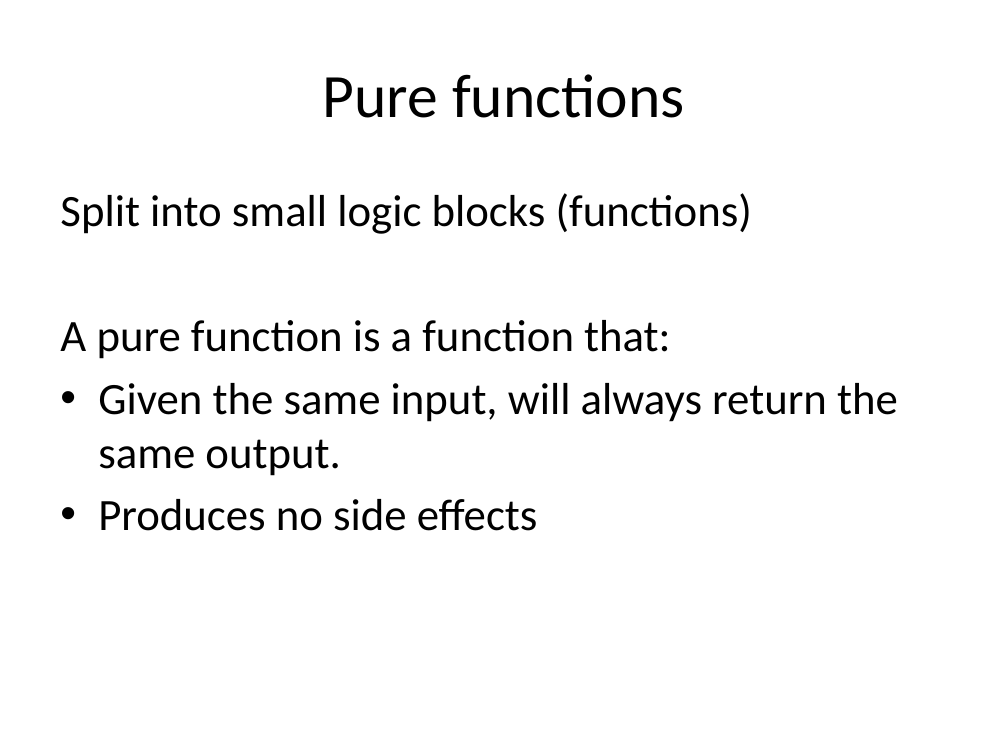
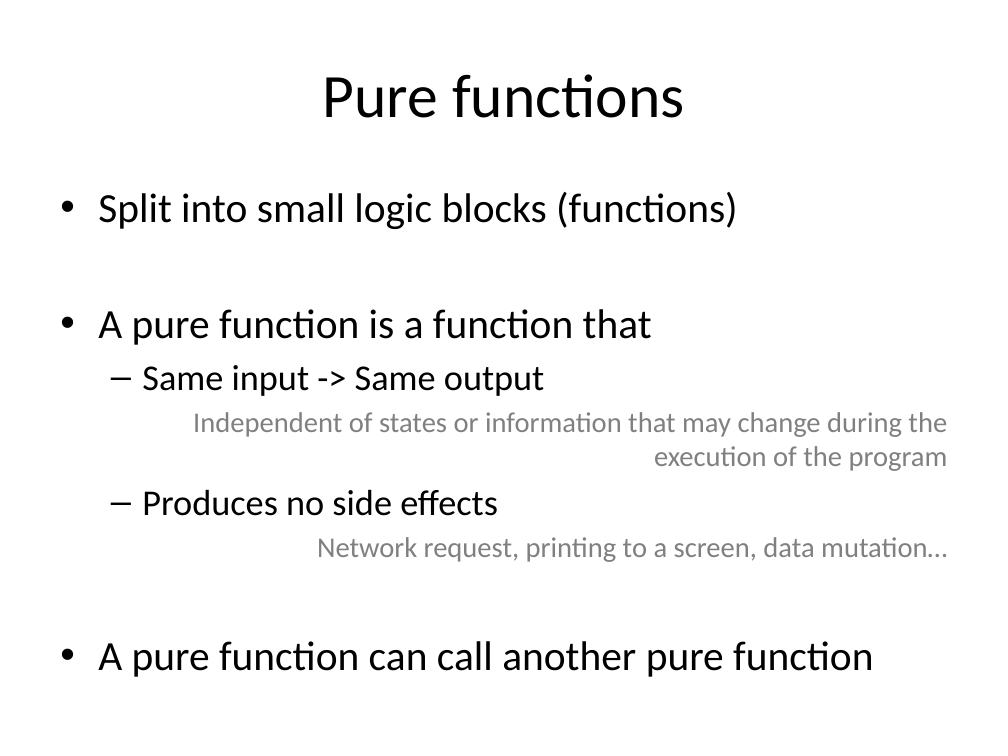
Before and after one commit to 636111/refactoring-workshop, a slide deck: slide 6 of documents/Workshop.pptx (slide 4 before the commit). Drawn at 1008x756 pixels with LibreOffice and Linux fonts; fonts in the diff are those of the drawing. Boxes give left, top, right and bottom in pixels: in the first picture for what was removed or moved away, otherwise in the second. Text is boxed around its words. In the diff, an @@ line names an element or a change of style, - is before the commit and + after.

```diff
--- a/documents/Workshop.pptx
+++ b/documents/Workshop.pptx
@@ text at box(98, 192, 738, 516): size 32 to 29.6 pt in "Split into small logic blocks (functions)"; size 32 to 25.9 pt in "Produces no side effects"; bullet none to •; bullet • to –; list level 1 to 2 in "Produces no side effects" @@
@@ text at box(98, 309, 948, 471): text changed; size 32 to 20.4 pt; text colour #000000 to #808080 @@
-A pure function is a function that:
-• Given the same input, will always return the same output.
+• A pure function is a function that
+  – Same input -> Same output
+  Independent of states or information that may change during the execution of the program
@@ text at box(98, 537, 947, 677): paragraphs added @@
+Network request, printing to a screen, data mutation…
+• A pure function can call another pure function
```
Also in this commit, not shown: 3 other slides changed, 2 slides added.
